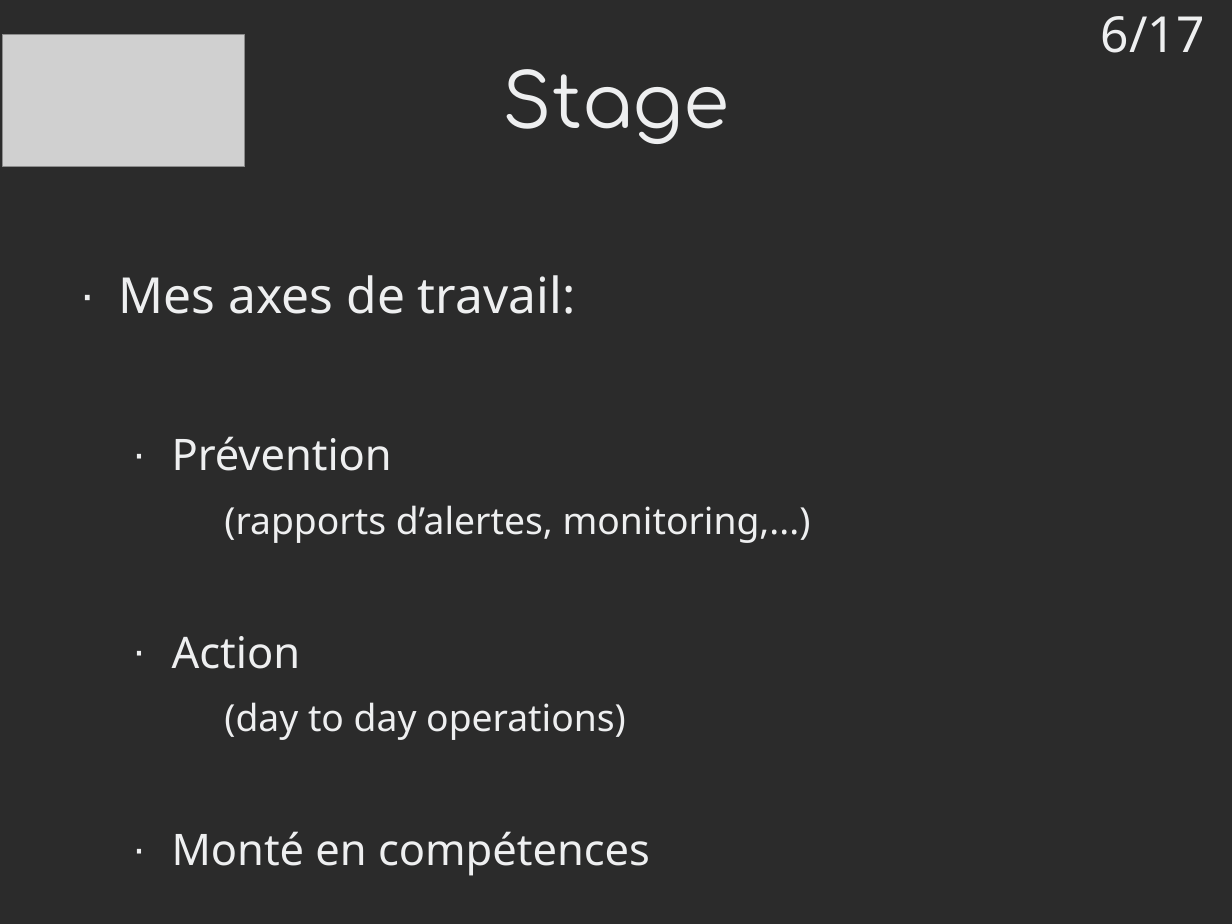
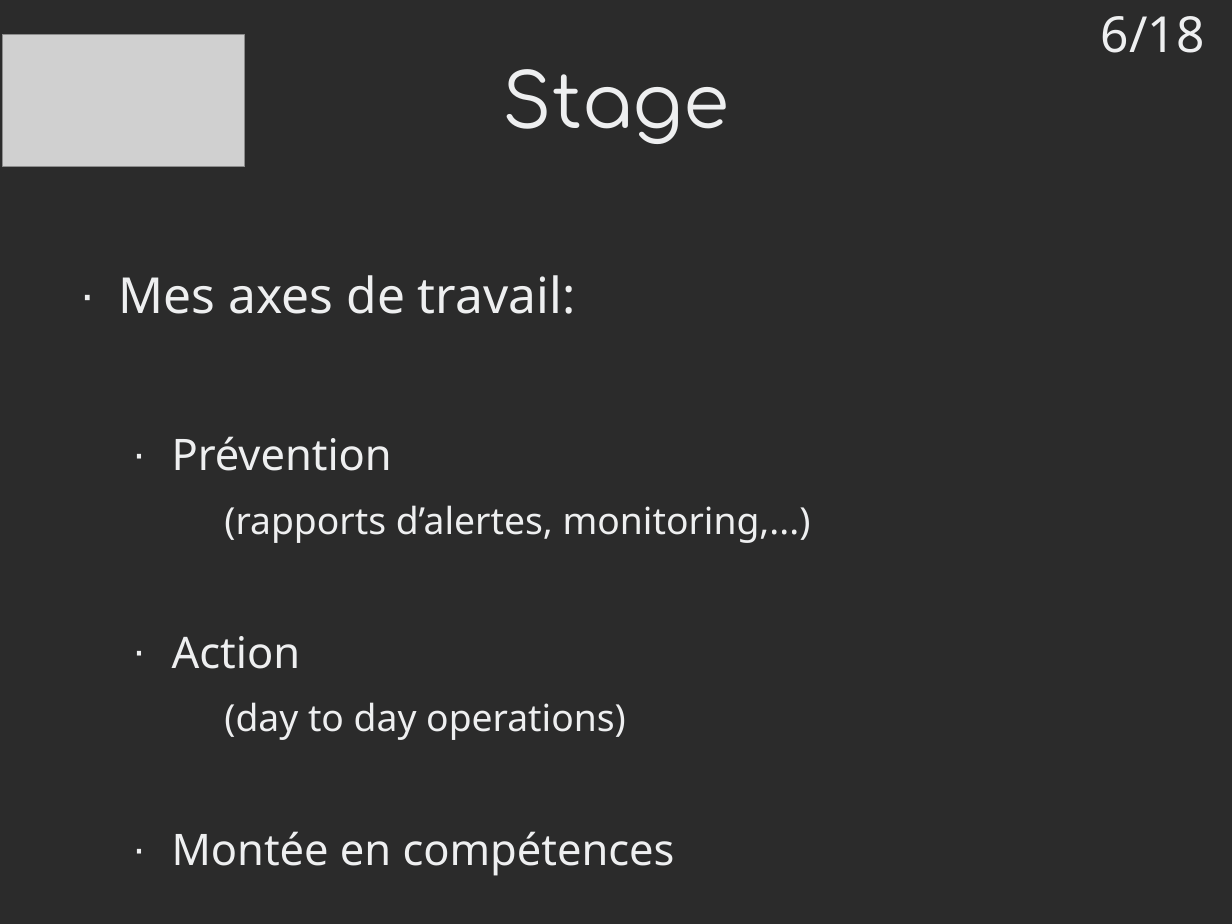
Before and after one commit to mrwormo/rapport_de_stage, a slide deck: slide 6 of files/prez.odp. Drawn at 1232x924 pixels with LibreOffice and Linux fonts; fonts in the diff are those of the drawing; grey boxes stand for pictures; background and template pictures are left out; a plain dark background stands for a picture behind light text. Boxes give left, top, right and bottom in pixels: in the first picture for what was removed or moved away, otherwise in the second. Text is boxed around its words. In the diff, an @@ line names an element or a change of style, - is before the commit and + after.

```diff
--- a/files/prez.odp
+++ b/files/prez.odp
@@ text at (1101, 16, 1205, 53): text changed @@
-6/17
+6/18
@@ text at (172, 831, 675, 876): text changed @@
-  · Monté en compétences
+  · Montée en compétences
```
Also in this commit, not shown: 14 other slides changed, 2 slides added, 1 slide removed, 3 other files.
